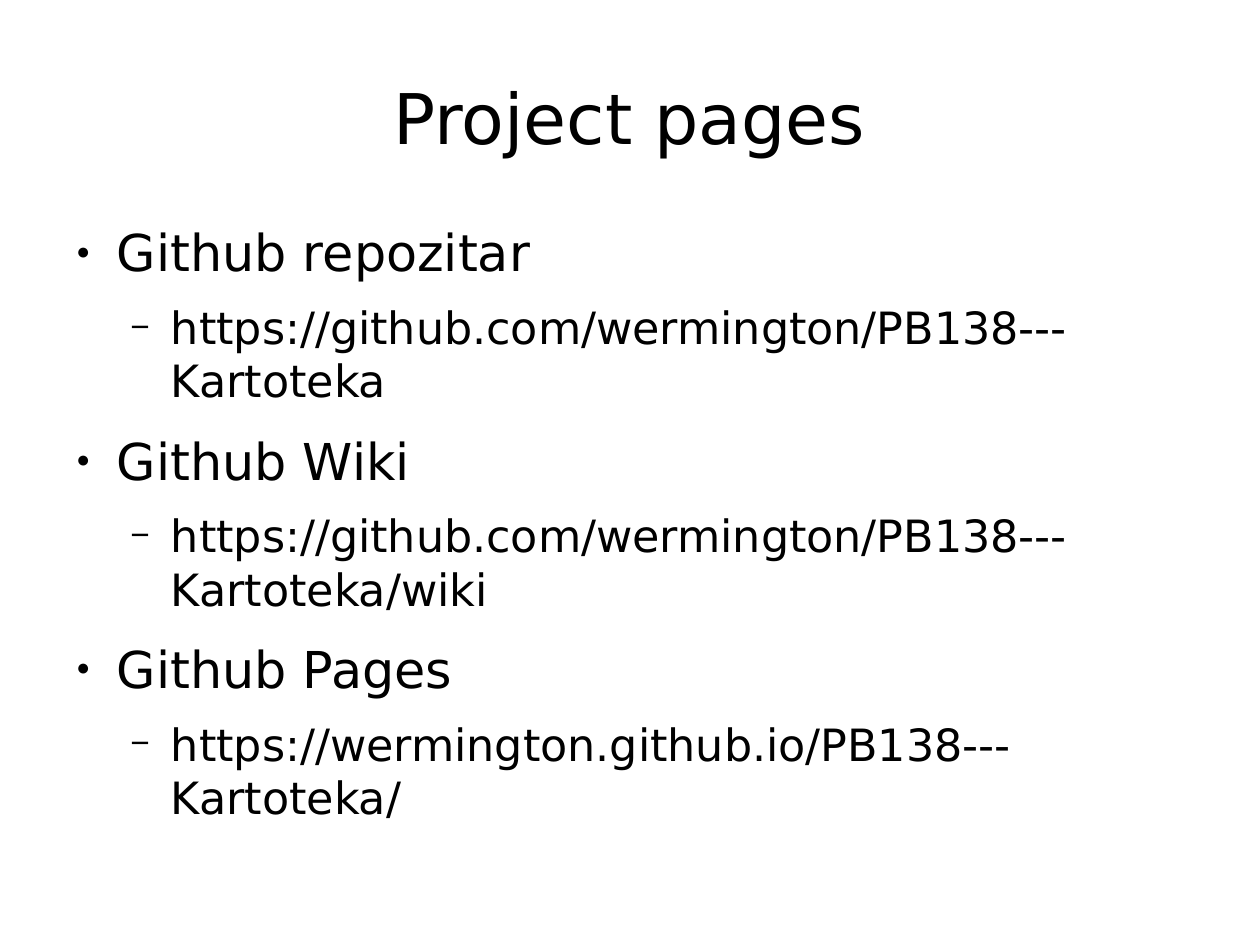
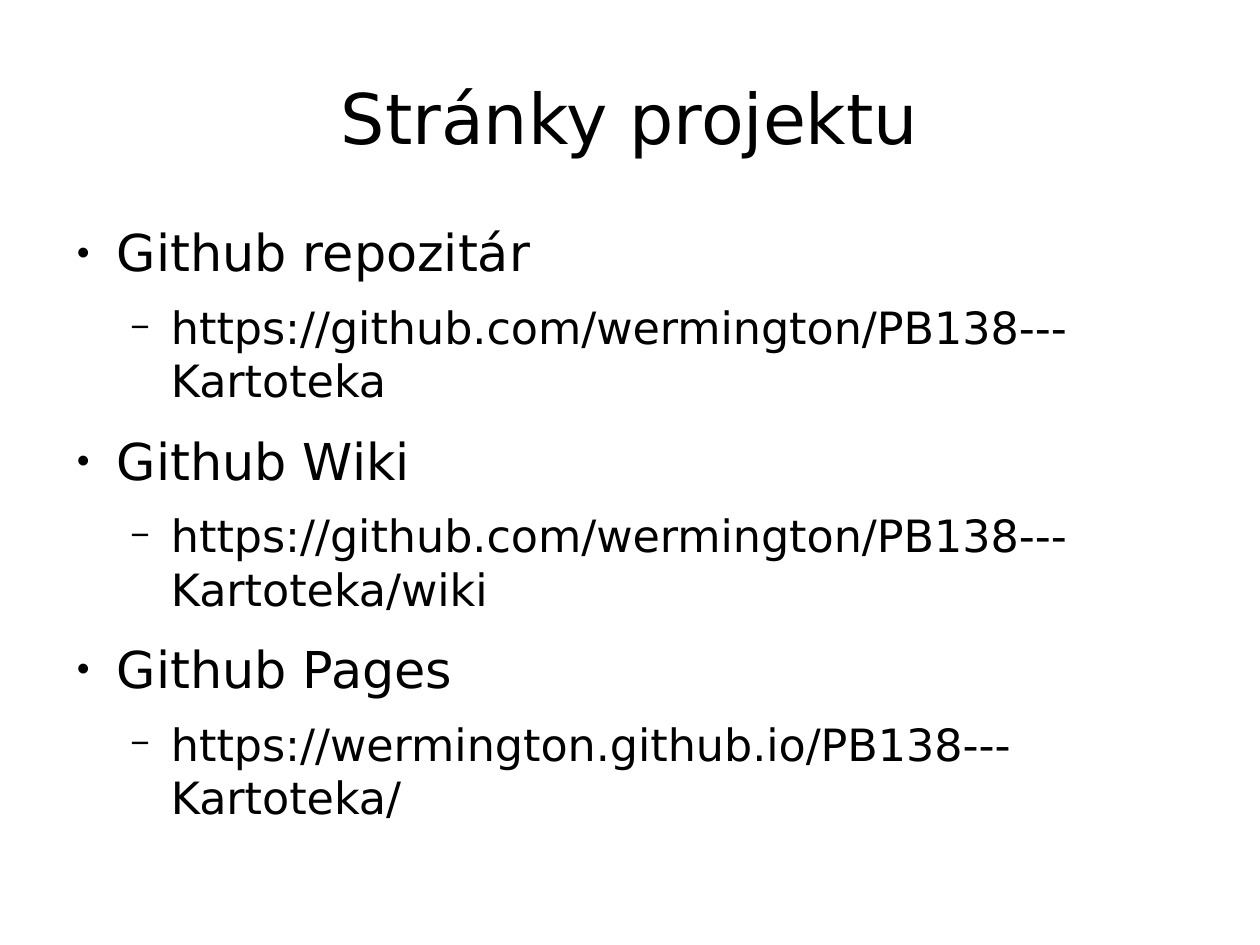
Before and after one commit to pestanko/PB138---Kartoteka, a slide deck: slide 3 of doc/presentation/Prezentacia.odp. Drawn at 1260x945 pixels with LibreOffice and Linux fonts; fonts in the diff are those of the drawing. Boxes give left, top, right and bottom in pixels: in the first picture for what was removed or moved away, otherwise in the second. Text is boxed around its words. In the diff, an @@ line names an element or a change of style, - is before the commit and + after.

```diff
--- a/doc/presentation/Prezentacia.odp
+++ b/doc/presentation/Prezentacia.odp
@@ title at [341, 88, 918, 159]: text changed @@
-Project pages
+Stránky projektu
@@ text at [117, 230, 530, 282]: text changed @@
-● Github repozitar
+● Github repozitár
```
Also in this commit, not shown: 8 other slides changed.
